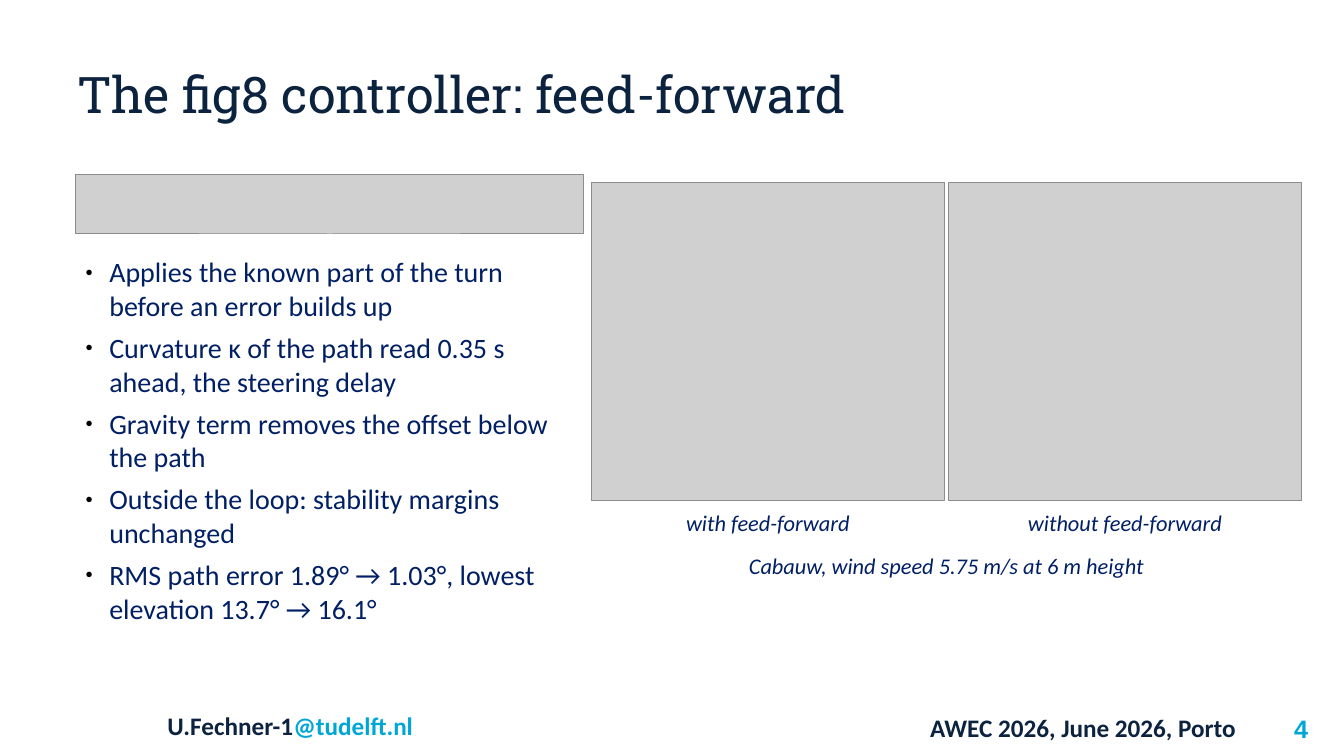
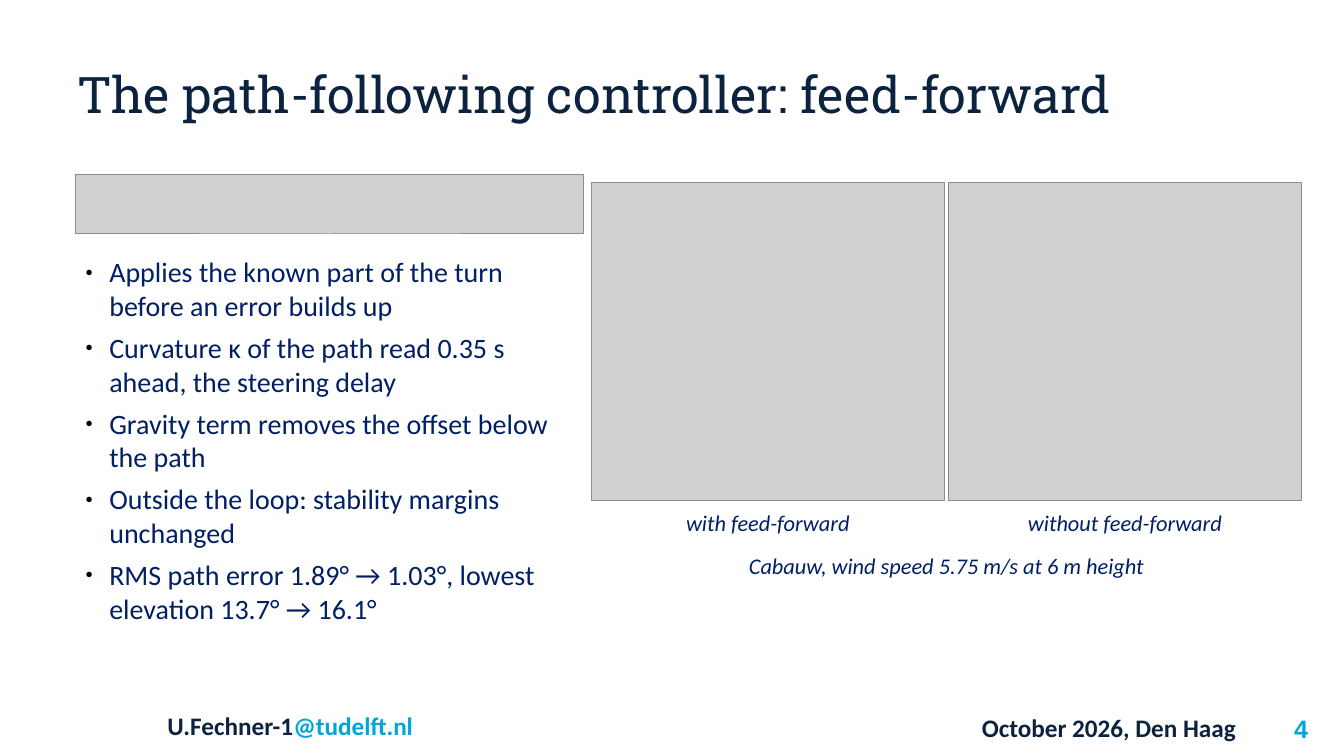
Before and after one commit to OpenSourceAWE/SimpleKiteControllers.jl, a slide deck: slide 4 of presentation/Robust_kite_control_Fechner.odp. Drawn at 1344x756 pixels with LibreOffice and Linux fonts; fonts in the diff are those of the drawing; grey boxes stand for pictures; background and template pictures are left out. Boxes give left, top, right and bottom in pixels: in the first picture for what was removed or moved away, otherwise in the second. Text is boxed around its words. In the diff, an @@ line names an element or a change of style, - is before the commit and + after.

```diff
--- a/presentation/Robust_kite_control_Fechner.odp
+++ b/presentation/Robust_kite_control_Fechner.odp
@@ title at (77,74,1111,124): text changed @@
-The fig8 controller: feed-forward
+The path-following controller: feed-forward
@@ text at (982,719,1236,742): text changed @@
-AWEC 2026, June 2026, Porto
+October 2026, Den Haag
```
Also in this commit, not shown: 10 other slides changed.
